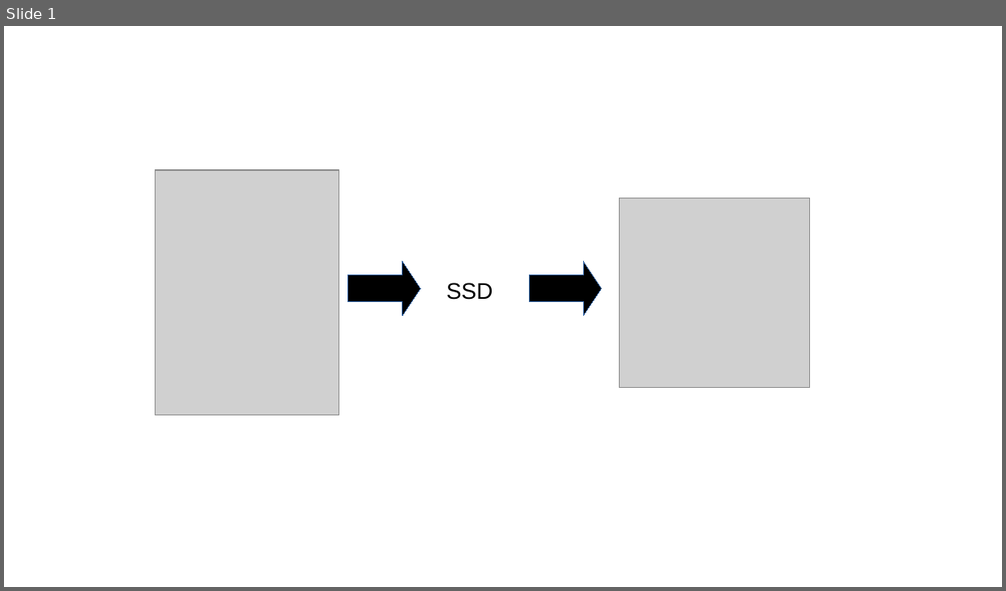
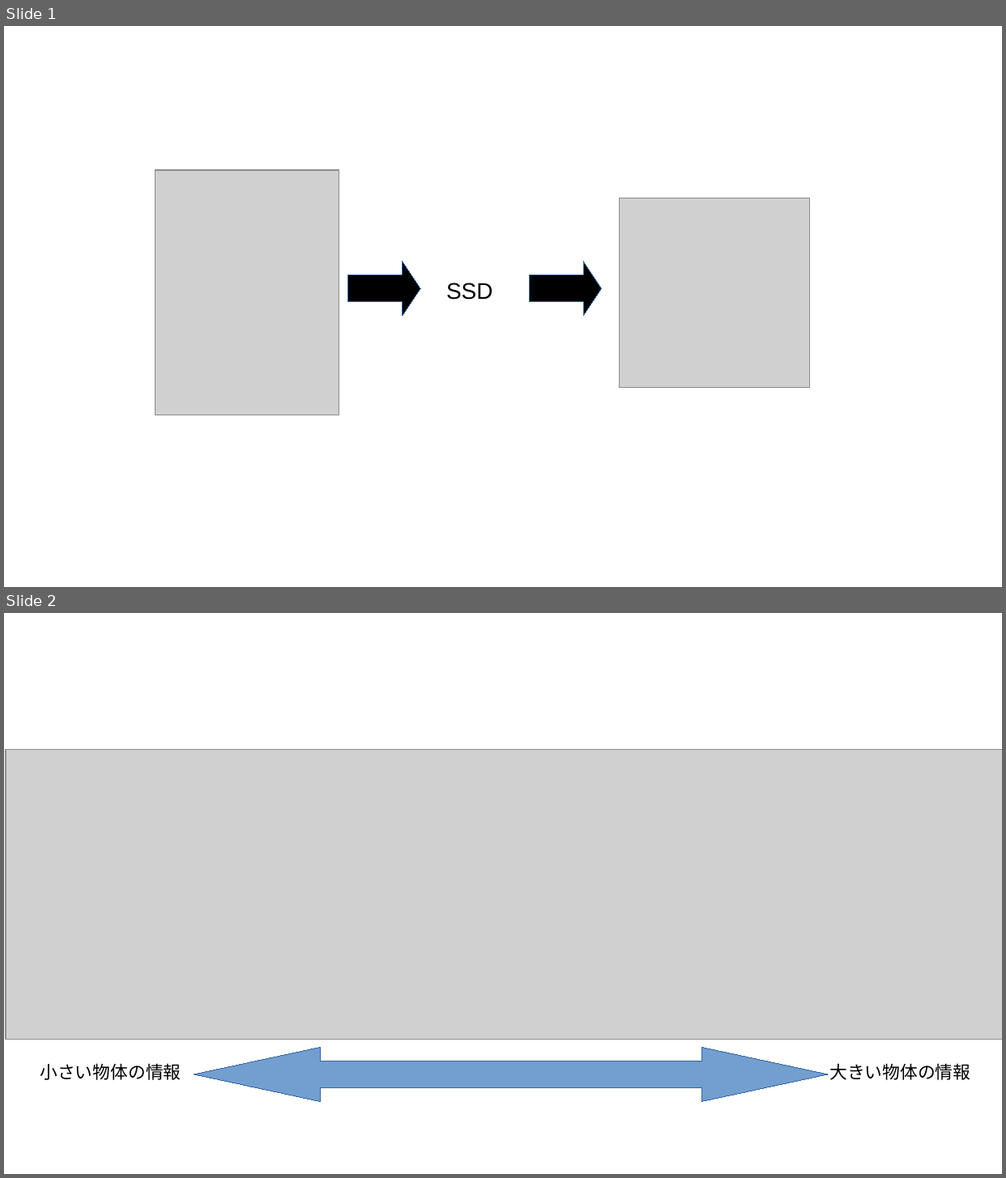
Before and after one commit to jjjkkkjjj/pytorch_SSD, a slide deck: assets/fig.odp. Shown one above the other, each under a label of ours: slide 1 before the commit, slides 1 and 2 after it. The pictures are 1006x591 and 1006x1178 pixels, drawn with LibreOffice and Linux fonts; fonts in the diff are those of the drawing; grey boxes stand for pictures. Boxes give left, top, right and bottom in pixels: in the first picture for what was removed or moved away, otherwise in the second. Text is boxed around its words. In the diff, an @@ line names an element or a change of style, - is before the commit and + after.

```diff
--- a/assets/fig.odp
+++ b/assets/fig.odp
@@ slide 2 added at (4,613,1002,1174), background #FFFFFF @@
@@ picture added at (6,749,1002,1040) @@
@@ left right arrow added at (194,1048,828,1102), fill #729FCF, outline #3465A4 0 pt @@
@@ text added at (40,1063,181,1080), 14 pt, text #000000 @@
+小さい物体の情報
@@ text added at (829,1063,970,1080), 14 pt, text #000000 @@
+大きい物体の情報
```
Also in this commit, not shown: 4 other files.
